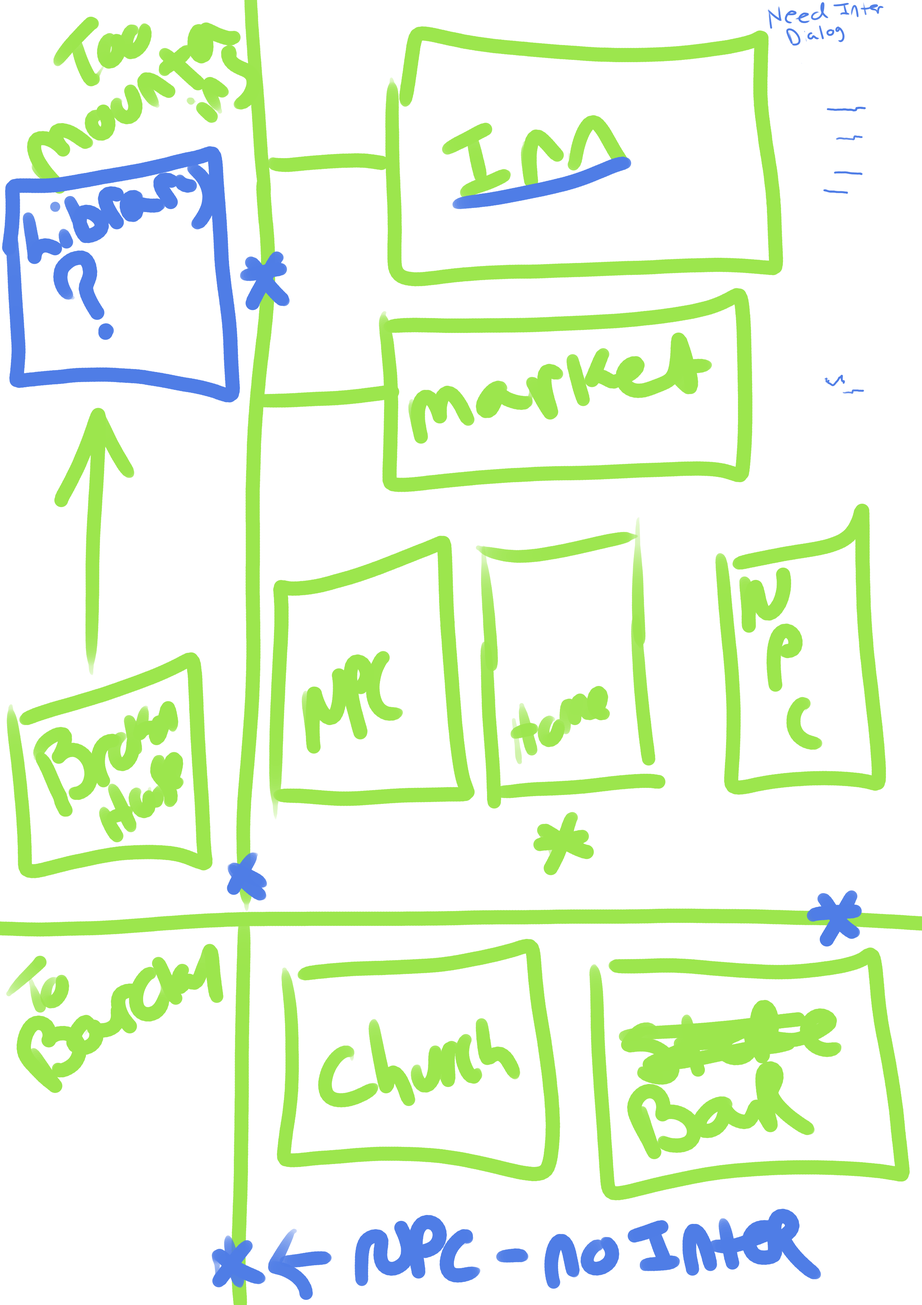
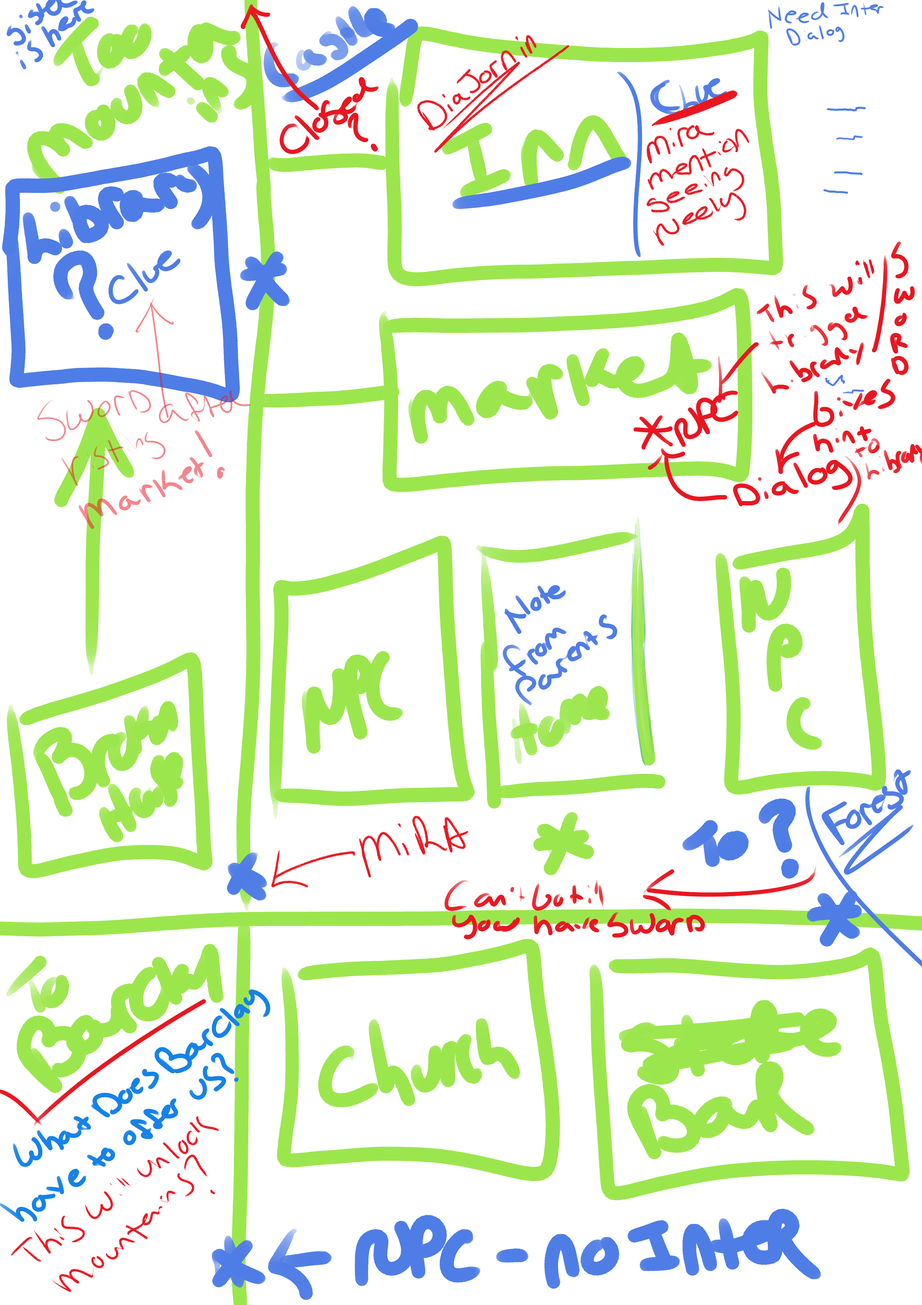
Layers edited between the first and the second 922px x 1305px image:
painted on "Paint Layer 1" over [0, 0, 922, 1292]
